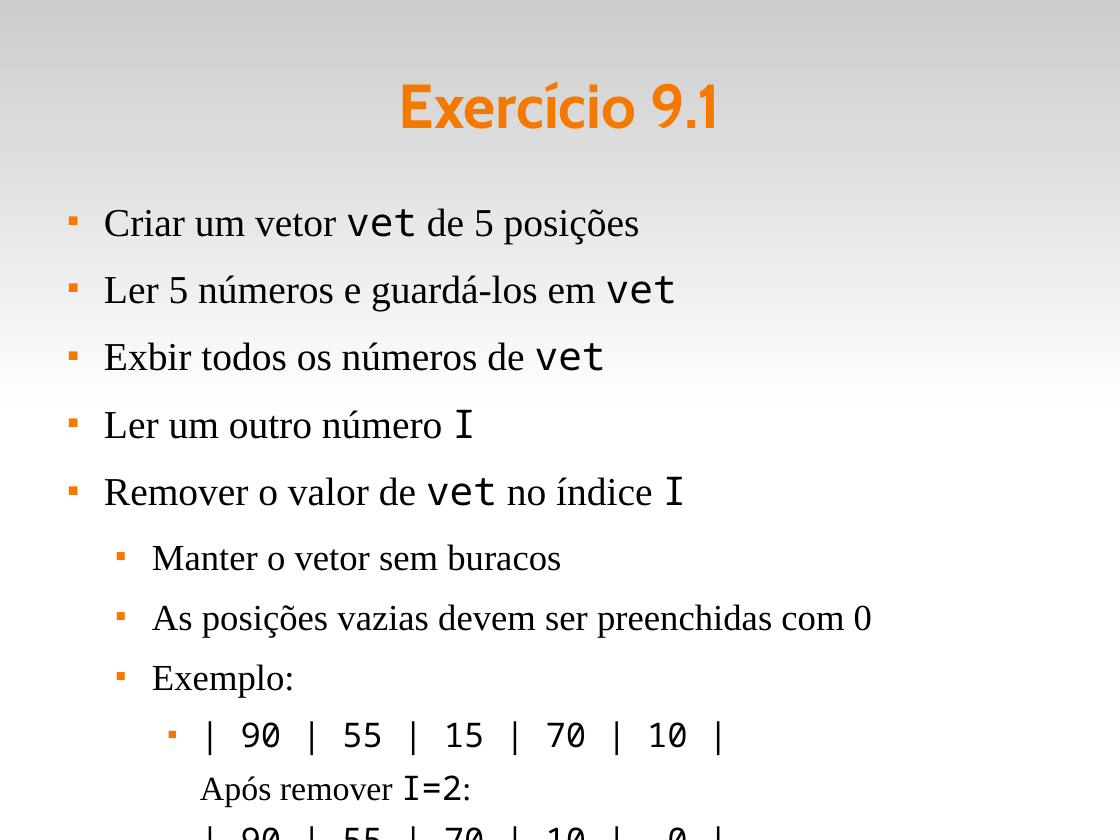
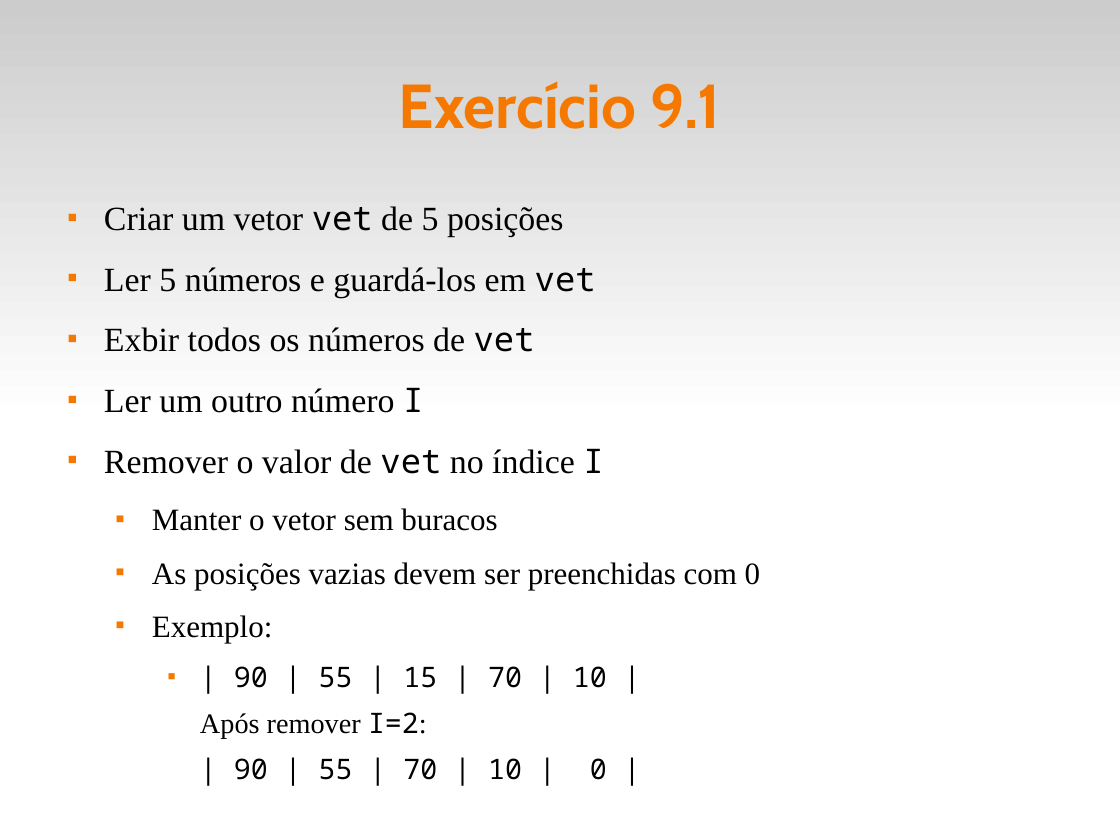
Before and after one commit to fsantanna-uerj/LP1, a slide deck: slide 4 of Slides/lp1-09-listas.odp. Drawn at 1120x840 pixels with LibreOffice and Linux fonts; fonts in the diff are those of the drawing. Boxes give left, top, right and bottom in pixels: in the first picture for what was removed or moved away, otherwise in the second. Text is boxed around its words. In the diff, an @@ line names an element or a change of style, - is before the commit and + after.

```diff
--- a/Slides/lp1-09-listas.odp
+++ b/Slides/lp1-09-listas.odp
@@ text "Criar um vetor vet de ..." at (x1=104, y1=206, x2=761, y2=780): size 28 to 24 pt in "Criar um vetor vet de 5 posições", "Ler 5 números e guardá-los em vet", "Exbir todos os números de vet", "Ler um outro número I" and 1 more places; size 26 to 22 pt in "Manter o vetor sem buracos", "As posições vazias devem ser preenchidas com ...", "Exemplo:"; size 24 to 20 pt in "| 90 | 55 | 15 | ...", "Após remover I=2:", "| 90 | 55 | 70 | ..." @@
```
Also in this commit, not shown: 1 other slide changed, 1 slide added, 2 other files.
